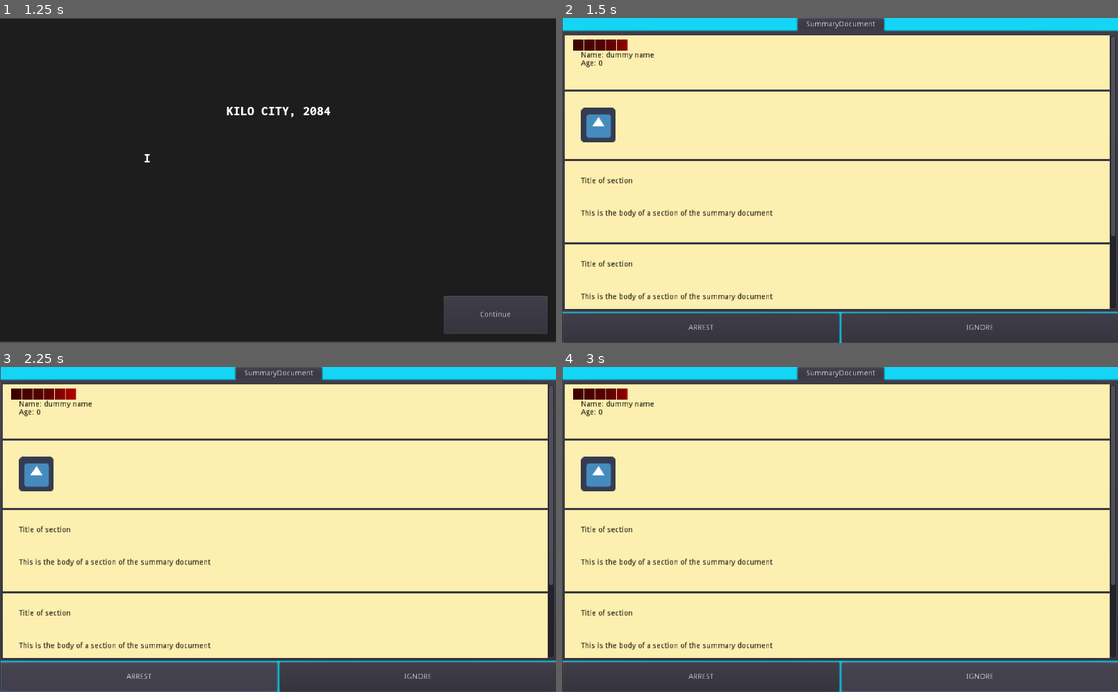
Above: before the commit, frames 1-4 (two rows, left to right).
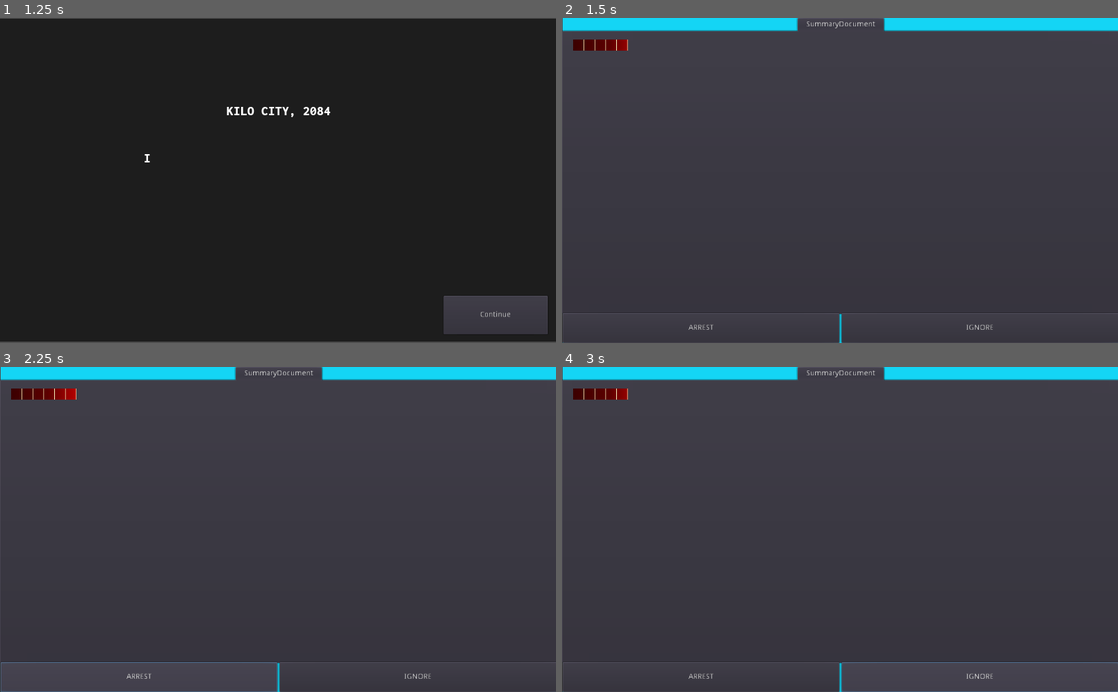
Above: after the commit, the same moments.

Repository: NicholasTung/surveillance
Game: Godot game, scene res://Scenes/MainMenu.tscn
The game is run twice, just before and just after one commit, with the same random seed, the same clock (stepped at 60 frames per second) and the same inputs. The engine's default icon, where the game draws it, is replaced by a stand-in: a white triangle on a blue panel in a dark square.
Inputs:
- Up to frame 1 (1.25 s): click "Login" at 0.5 s
- Up to frame 2 (1.5 s): click "Continue" at 1.25 s
- Up to frame 3 (2.25 s): click "ARREST" at 2 s
- Up to frame 4 (3 s): click "IGNORE" at 2.75 s

Frame 1 is identical in both runs. In frame 2, 81% of the frame differs, in the area x 0-100%, y 5-92%; in frame 3, 81%; in frame 4, 81%.

Commit message:
fix component gap and create SummaryDocument constructor

Diff:
--- a/Scenes/document-building/GameUI.tscn
+++ b/Scenes/document-building/GameUI.tscn
@@ -18,10 +18,11 @@
 [node name="VBoxContainer" type="VBoxContainer" parent="PanelContainer"]
 margin_right = 1024.0
 margin_bottom = 600.0
+custom_constants/separation = 0
 
 [node name="DocumentViewer" type="TabContainer" parent="PanelContainer/VBoxContainer"]
 margin_right = 1024.0
-margin_bottom = 541.0
+margin_bottom = 545.0
 size_flags_vertical = 3
 
 [node name="DecisionCluster" type="HBoxContainer" parent="PanelContainer/VBoxContainer"]
--- a/Scenes/document-building/SummaryDocument/SummaryDocument.gd
+++ b/Scenes/document-building/SummaryDocument/SummaryDocument.gd
@@ -4,18 +4,35 @@
 const SummaryOverview = preload("components/SummaryOverview.tscn")
 const SummaryPhoto = preload("components/SummaryPhoto.tscn")
 const SummarySection = preload("components/SummarySection.tscn")
+
+var photo_instance
+var overview_instance
+var sections_list
+
+func _init(p_photo, p_overview, p_section_list):
+	photo_instance = p_photo
+	overview_instance = p_overview
+	sections_list = p_section_list
+
+
 # Called when the node enters the scene tree for the first time.
 func _ready():
-	# testing
-	add_child(SummaryOverview.instance())
-	add_child(SummaryPhoto.instance())
-	add_child(SummarySection.instance())
-	add_child(SummarySection.instance())
-	add_child(SummarySection.instance())
-	#queue_sort()
-	#pass # Replace with function body.
+	add_photo(photo_instance)
+	add_overview(overview_instance)
+
+	for section in sections_list:
+		add_child(section)
+
+func add_photo(photo_instance_param):
+	$HeaderContainer.add_child(photo_instance_param)
 
 
+func add_overview(overview_instance_param):
+	$HeaderContainer.add_child(overview_instance_param)
+
+
+func add_section(section_instance_param):
+	add_child(section_instance_param)
 # Called every frame. 'delta' is the elapsed time since the previous frame.
 #func _process(delta):
 #	pass
--- a/Scenes/document-building/SummaryDocument/SummaryDocument.tscn
+++ b/Scenes/document-building/SummaryDocument/SummaryDocument.tscn
@@ -9,5 +9,17 @@
 
 [node name="VBoxContainer" type="VBoxContainer" parent="."]
 margin_right = 1024.0
+margin_bottom = 40.0
 size_flags_horizontal = 3
+custom_constants/separation = 0
 script = ExtResource( 1 )
+
+[node name="HeaderContainer" type="HBoxContainer" parent="VBoxContainer"]
+margin_right = 1024.0
+margin_bottom = 40.0
+grow_horizontal = 2
+grow_vertical = 2
+rect_min_size = Vector2( 40, 40 )
+size_flags_horizontal = 3
+size_flags_vertical = 3
+custom_constants/separation = 0
--- a/Scenes/document-building/SummaryDocument/components/SummaryOverview.tscn
+++ b/Scenes/document-building/SummaryDocument/components/SummaryOverview.tscn
@@ -9,6 +9,7 @@
 margin_right = 1024.0
 margin_bottom = 600.0
 rect_min_size = Vector2( 40, 100 )
+size_flags_horizontal = 3
 theme = SubResource( 1 )
 custom_styles/normal = ExtResource( 1 )
 scroll_active = false
Not shown, added: export_presets.cfg
